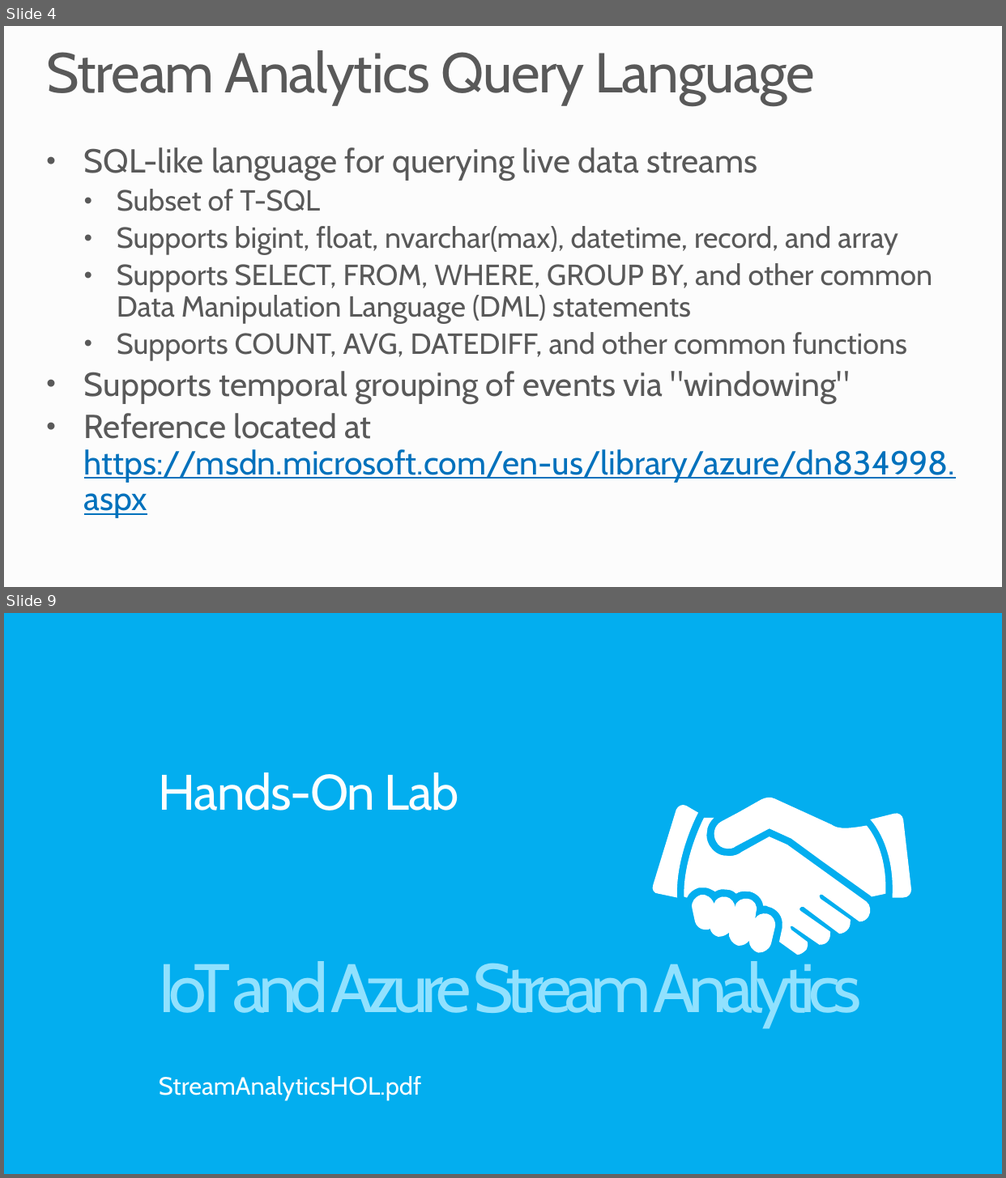
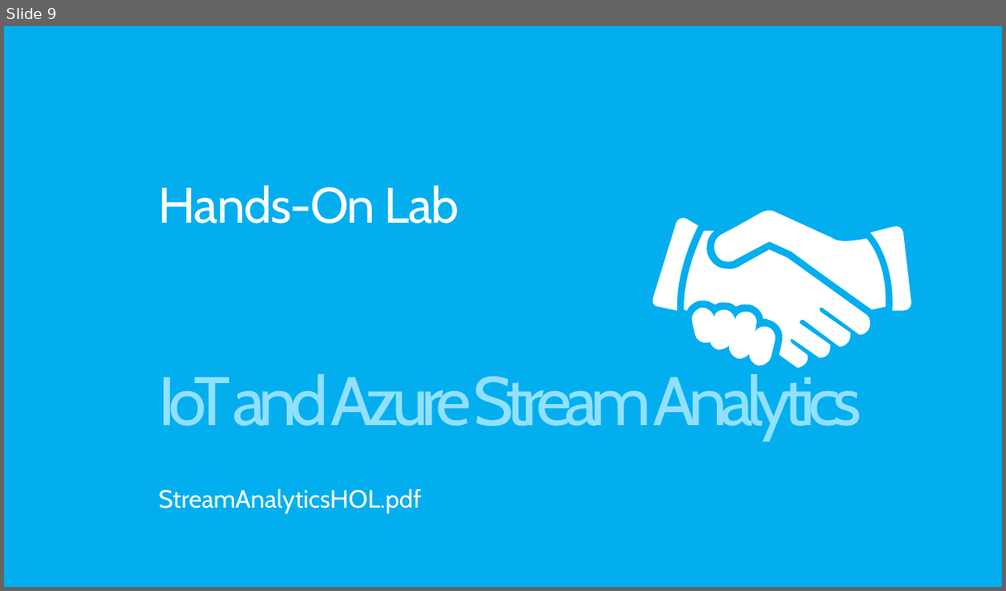
Before and after one commit to MSRConnections/Azure-training-course, a slide deck: Content/Stream Analytics/Azure Stream Analytics.pptx. Shown one above the other, each under a label of ours: slides 4 and 9 before the commit, slide 9 after it; the slides between them are not shown. The pictures are 1006x1178 and 1006x591 pixels, drawn with LibreOffice and Linux fonts; fonts in the diff are those of the drawing; background and template pictures are left out. Boxes give left, top, right and bottom in pixels: in the first picture for what was removed or moved away, otherwise in the second. Text is boxed around its words. In the diff, an @@ line names an element or a change of style, - is before the commit and + after.

```diff
--- a/Content/Stream Analytics/Azure Stream Analytics.pptx
+++ b/Content/Stream Analytics/Azure Stream Analytics.pptx
@@ slide 4 removed at <box>4,26,1002,587</box>, background #FCFCFC @@
@@ title removed at <box>46,50,815,105</box> @@
-Stream Analytics Query Language
@@ text removed at <box>84,148,955,482</box> @@
-• SQL-like language for querying live data streams
-  • Subset of T-SQL
-  • Supports bigint, float, nvarchar(max), datetime, record, and array
-  • Supports SELECT, FROM, WHERE, GROUP BY, and other common Data Manipulation Language (DML) statements
-  • Supports COUNT, AVG, DATEDIFF, and other common functions
-• Supports temporal grouping of events via "windowing"
-• Reference located at https://msdn.microsoft.com/en-us/library/azure/dn834998.aspx
```
Also in this commit, not shown: 2 slides changed, 4 slides added, 3 other slides removed.
